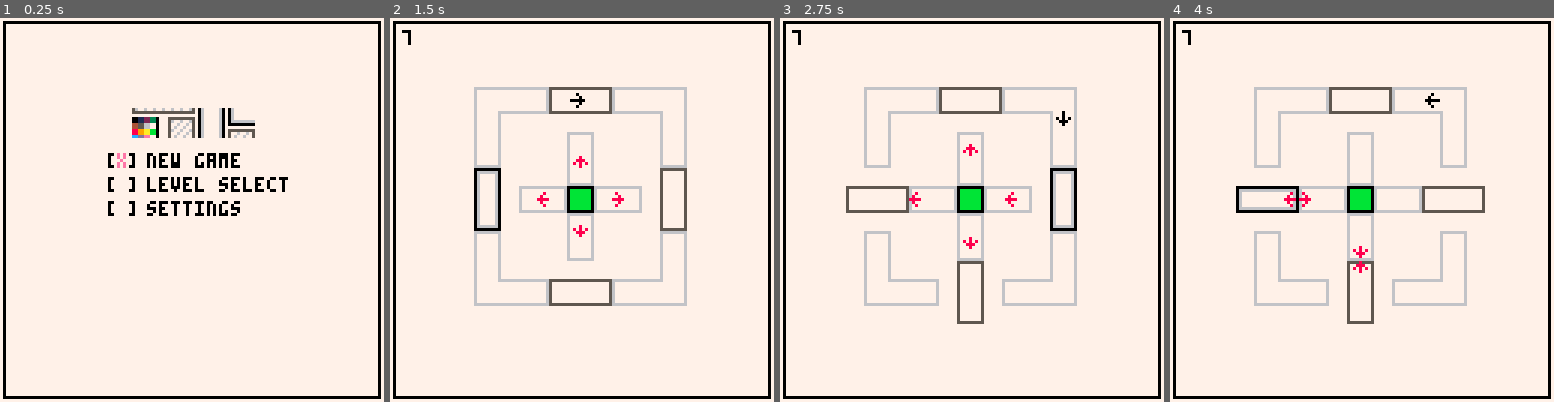
Above: before the commit, frames 1-4 (left to right).
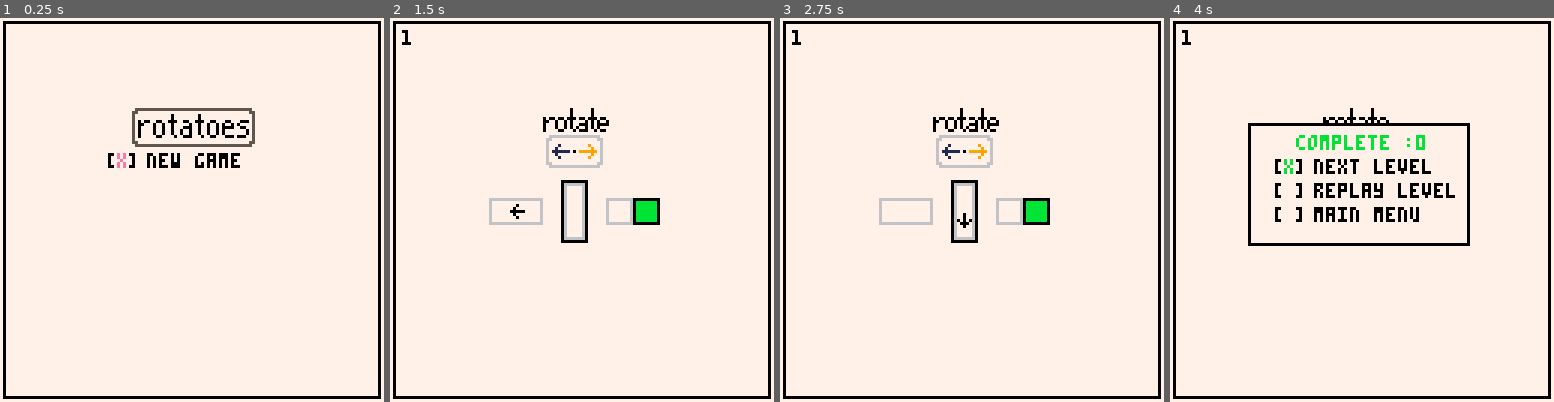
Above: after the commit, the same moments.

Repository: kreludan/rotatoes
Game: PICO-8 cartridge rotatoes.p8
Two runs of this game, one before a commit and one after it. Both use one fixed random seed, a clock stepped at 60 frames per second and the inputs below.
Inputs:
- Up to frame 1 (0.25 s): no input
- Up to frame 2 (1.5 s): tap X (X key) at 0.33, 1.07 s; tap O (Z key) at 0.7 s
- Up to frame 3 (2.75 s): hold Right 1.6-2.1 s; tap O (Z key) at 1.7, 2.1, 2.5 s; tap X (X key) at 1.85 s; hold Up 2.15-2.42 s; hold Right from 2.47 s (still down)
- Up to frame 4 (4 s): tap O (Z key) at 2.9, 3.3, 3.7 s; tap X (X key) at 2.97 s; release Right at 3.03 s; hold Left 3.08-3.58 s; hold Down 3.63-3.97 s

The runs differ from the first frame. In frame 1, 3.0% of the frame differs, in the area x 28-75%, y 23-52%; in frame 2, 7.9%; in frame 3, 7.9%; in frame 4, 9.4%, in the area x 3-83%, y 3-80%.

Commit message:
First set of levels done

Diff:
--- a/rotatoes.p8
+++ b/rotatoes.p8
@@ -12,7 +12,7 @@
   main_menu_option = 1
   level_select_option = 1
   global_game_speed = 1
-  level_num = 7 -- current level
+  level_num = 1 -- current level
   furthest_level_unlocked = get_furthest_level()
 end
 
@@ -996,7 +996,8 @@
     "4-goal,101,60|enemy_basic,92,60|enemy_basic,42,67|player,55,78-plus,42,60|plus,76,60-corrend_right,55,78|corr_hori …(404 unchanged characters)…
     "5-goal,84,30|enemy_basic,60,82|enemy_basic,60,30|player,29,61-vert,29,61|plus,60,61|horiz,60,30-corr_singleton,44,61|corrend_left,76,61|corrend_right,81,61|corrend_up,60,77|corrend_down,60,82|corr_singleton,60,45|corr_singleton,75,30|corr_singleton,84,30-right,0|right,1|right,1|right,1",
     "6-goal,89,95|enemy_basic,89,77|enemy_basic,89,36|enemy_basic,41,86|player,41,27-l1,41,61|l3,89,61-corrend_up,41,27 …(254 unchanged characters)…
-    "7-goal,63,60|enemy_basic,47,60|enemy_basic,79,60|enemy_ …(643 unchanged characters)… ht,0|right,1|left,1|down,1|up,1|right,1"
+    "7-goal,63,60|enemy_basic,47,60|enemy_basic,79,60|enemy_ …(643 unchanged characters)… ht,0|right,1|left,1|down,1|up,1|right,1",
+    "8-goal,33,31|enemy_basic,42,31|enemy_basic,73,88|player,73,79-horiz,73,31-corr_singleton,33,31|corrend_left,42,31|corr_horiz,50,31|corrend_right,58,31|corrend_up,73,46|corr_vert,73,55|corr_vert,73,64|corr_vert,73,73|corr_vert,73,79|corrend_down,73,88-right,0|right,1|up,1|up,1"
 }
 
 function draw_level_text()
@@ -1015,10 +1016,14 @@
   palt(0, false) -- black color as transparency is false
 
   _draw_ui_elements()
-  sspr(0, 37, 41, 10, 44, 30)
-  y_locations = {45, 53, 61}
-  descriptions = {"new game", "level select", "settings"}
-  x_colors = {14, 8, 2}
+  sspr(29, 115, 41, 15, 44, 30)
+  y_locations = {45}
+  descriptions = {"new game"}
+  x_colors = {14}
+
+  --y_locations = {45, 53, 61}
+  --descriptions = {"new game", "level select", "settings"}
+  --x_colors = {14, 8, 2}
   for i=1,count(descriptions) do
     print("[", 36, y_locations[i], 0)
     print("]", 42, y_locations[i], 0)
@@ -1034,11 +1039,11 @@
 end
 
 function handle_menu_input()
-  if btnp(⬆️) then
+  --[[if btnp(⬆️) then
     main_menu_option = max(1, main_menu_option-1)
   elseif btnp(⬇️) then
     main_menu_option = min(3, main_menu_option+1)
-  elseif btnp(❎) or btnp(🅾️) then
+  else--]]if btnp(❎) or btnp(🅾️) then
     if main_menu_option == 1 then
       _init_level(level_num)
     else
--- a/src/0.global.lua
+++ b/src/0.global.lua
@@ -8,7 +8,7 @@
   main_menu_option = 1
   level_select_option = 1
   global_game_speed = 1
-  level_num = 7 -- current level
+  level_num = 1 -- current level
   furthest_level_unlocked = get_furthest_level()
 end
 
--- a/src/4.levels.lua
+++ b/src/4.levels.lua
@@ -25,7 +25,8 @@
     "4-goal,101,60|enemy_basic,92,60|enemy_basic,42,67|player,55,78-plus,42,60|plus,76,60-corrend_right,55,78|corr_hori …(404 unchanged characters)…
     "5-goal,84,30|enemy_basic,60,82|enemy_basic,60,30|player,29,61-vert,29,61|plus,60,61|horiz,60,30-corr_singleton,44,61|corrend_left,76,61|corrend_right,81,61|corrend_up,60,77|corrend_down,60,82|corr_singleton,60,45|corr_singleton,75,30|corr_singleton,84,30-right,0|right,1|right,1|right,1",
     "6-goal,89,95|enemy_basic,89,77|enemy_basic,89,36|enemy_basic,41,86|player,41,27-l1,41,61|l3,89,61-corrend_up,41,27 …(254 unchanged characters)…
-    "7-goal,63,60|enemy_basic,47,60|enemy_basic,79,60|enemy_ …(643 unchanged characters)… ht,0|right,1|left,1|down,1|up,1|right,1"
+    "7-goal,63,60|enemy_basic,47,60|enemy_basic,79,60|enemy_ …(643 unchanged characters)… ht,0|right,1|left,1|down,1|up,1|right,1",
+    "8-goal,33,31|enemy_basic,42,31|enemy_basic,73,88|player,73,79-horiz,73,31-corr_singleton,33,31|corrend_left,42,31|corr_horiz,50,31|corrend_right,58,31|corrend_up,73,46|corr_vert,73,55|corr_vert,73,64|corr_vert,73,73|corr_vert,73,79|corrend_down,73,88-right,0|right,1|up,1|up,1"
 }
 
 function draw_level_text()
--- a/src/5.menu.lua
+++ b/src/5.menu.lua
@@ -5,10 +5,14 @@
   palt(0, false) -- black color as transparency is false
 
   _draw_ui_elements()
-  sspr(0, 37, 41, 10, 44, 30)
-  y_locations = {45, 53, 61}
-  descriptions = {"new game", "level select", "settings"}
-  x_colors = {14, 8, 2}
+  sspr(29, 115, 41, 15, 44, 30)
+  y_locations = {45}
+  descriptions = {"new game"}
+  x_colors = {14}
+
+  --y_locations = {45, 53, 61}
+  --descriptions = {"new game", "level select", "settings"}
+  --x_colors = {14, 8, 2}
   for i=1,count(descriptions) do
     print("[", 36, y_locations[i], 0)
     print("]", 42, y_locations[i], 0)
@@ -24,11 +28,11 @@
 end
 
 function handle_menu_input()
-  if btnp(⬆️) then
+  --[[if btnp(⬆️) then
     main_menu_option = max(1, main_menu_option-1)
   elseif btnp(⬇️) then
     main_menu_option = min(3, main_menu_option+1)
-  elseif btnp(❎) or btnp(🅾️) then
+  else--]]if btnp(❎) or btnp(🅾️) then
     if main_menu_option == 1 then
       _init_level(level_num)
     else
--- a/src/utils/encode_level_as_string.lua
+++ b/src/utils/encode_level_as_string.lua
@@ -32,59 +32,28 @@
     return blueprint_string
 end
 
-level = {level_num = 7,
+level = {level_num = 8,
          character_blueprint = {
-             {"goal", 63, 60, "right", 0},
-             {"enemy_basic", 47, 60, "right", 1},
-             {"enemy_basic", 79, 60, "left", 1},
-             {"enemy_basic", 63, 42, "down", 1},
-             {"enemy_basic", 63, 76, "up", 1},
-             {"player", 32, 27, "right", 1},
+             {"goal", 33, 31, "right", 0},
+             {"enemy_basic", 42, 31, "right", 1},
+             {"enemy_basic", 73, 88, "up", 1},
+             {"player", 73, 79, "up", 1},
          },
          rotator_blueprint = {
-             { "vert", 32, 60 },
-             { "horiz", 63, 27},
-             { "vert", 94, 60},
-             { "horiz", 63, 91}
+             { "horiz", 73, 31 }
          },
          static_tile_blueprint = {
-             {"corr_singleton", 63, 60},
-             {"corrend_left", 47, 60},
-             {"corrend_right", 54, 60},
-             {"corrend_left", 72, 60},
-             {"corrend_right", 79, 60},
-             {"corrend_up", 63, 42},
-             {"corrend_down", 63, 51},
-             {"corrend_up", 63, 69},
-             {"corrend_down", 63, 76},
-
-             {"corrend_up", 32, 75},
-             {"corr_vert", 32, 84},
-             {"corr_turn_downleft", 32, 91},
-
-             {"corr_horiz", 40, 91},
-             {"corrend_right", 48, 91},
-
-             {"corrend_left", 78, 91},
-             {"corr_horiz", 86, 91},
-             {"corr_turn_downright", 94, 91},
-
-             {"corr_vert", 94, 83},
-             {"corrend_up", 94, 75},
-
-             {"corrend_down", 32, 45},
-             {"corr_vert", 32,36},
-             {"corr_turn_upleft", 32,27},
-
-             {"corr_horiz", 40, 27},
-             {"corrend_right", 48, 27},
-
-             {"corrend_left", 78, 27},
-             {"corr_horiz", 86, 27},
-             {"corr_turn_upright", 94, 27},
-
-             {"corr_vert", 94, 36},
-             {"corrend_down", 94, 45}
+             {"corr_singleton", 33, 31},
+             {"corrend_left", 42,31},
+             {"corr_horiz", 50, 31},
+             {"corrend_right", 58, 31},
+
+             {"corrend_up", 73, 46},
+             {"corr_vert", 73, 55},
+             {"corr_vert", 73, 64},
+             {"corr_vert", 73, 73},
+             {"corr_vert", 73, 79},
+             {"corrend_down", 73, 88}
          }}
 
 level1 = {level_num = 1,
@@ -230,6 +199,61 @@
               {"corrend_up", 89, 77},
               {"corrend_down", 89, 86},
               {"corr_singleton", 89, 95}
+          }}
+
+level7 = {level_num = 7,
+          character_blueprint = {
+              {"goal", 63, 60, "right", 0},
+              {"enemy_basic", 47, 60, "right", 1},
+              {"enemy_basic", 79, 60, "left", 1},
+              {"enemy_basic", 63, 42, "down", 1},
+              {"enemy_basic", 63, 76, "up", 1},
+              {"player", 32, 27, "right", 1},
+          },
+          rotator_blueprint = {
+              { "vert", 32, 60 },
+              { "horiz", 63, 27},
+              { "vert", 94, 60},
+              { "horiz", 63, 91}
+          },
+          static_tile_blueprint = {
+              {"corr_singleton", 63, 60},
+              {"corrend_left", 47, 60},
+              {"corrend_right", 54, 60},
+              {"corrend_left", 72, 60},
+              {"corrend_right", 79, 60},
+              {"corrend_up", 63, 42},
+              {"corrend_down", 63, 51},
+              {"corrend_up", 63, 69},
+              {"corrend_down", 63, 76},
+
+              {"corrend_up", 32, 75},
+              {"corr_vert", 32, 84},
+              {"corr_turn_downleft", 32, 91},
+
+              {"corr_horiz", 40, 91},
+              {"corrend_right", 48, 91},
+
+              {"corrend_left", 78, 91},
+              {"corr_horiz", 86, 91},
+              {"corr_turn_downright", 94, 91},
+
+              {"corr_vert", 94, 83},
+              {"corrend_up", 94, 75},
+
+              {"corrend_down", 32, 45},
+              {"corr_vert", 32,36},
+              {"corr_turn_upleft", 32,27},
+
+              {"corr_horiz", 40, 27},
+              {"corrend_right", 48, 27},
+
+              {"corrend_left", 78, 27},
+              {"corr_horiz", 86, 27},
+              {"corr_turn_upright", 94, 27},
+
+              {"corr_vert", 94, 36},
+              {"corrend_down", 94, 45}
           }}
 
 unused_level_1 = {level_num = 999,
@@ -261,6 +285,6 @@
                       {"corr_singleton", 96, 30}
                   }}
 
-levels = {level1, level2, level3, level4, level5, level6}
+levels = {level1, level2, level3, level4, level5, level6, level7}
 
 print(encode_level_as_string(level))
